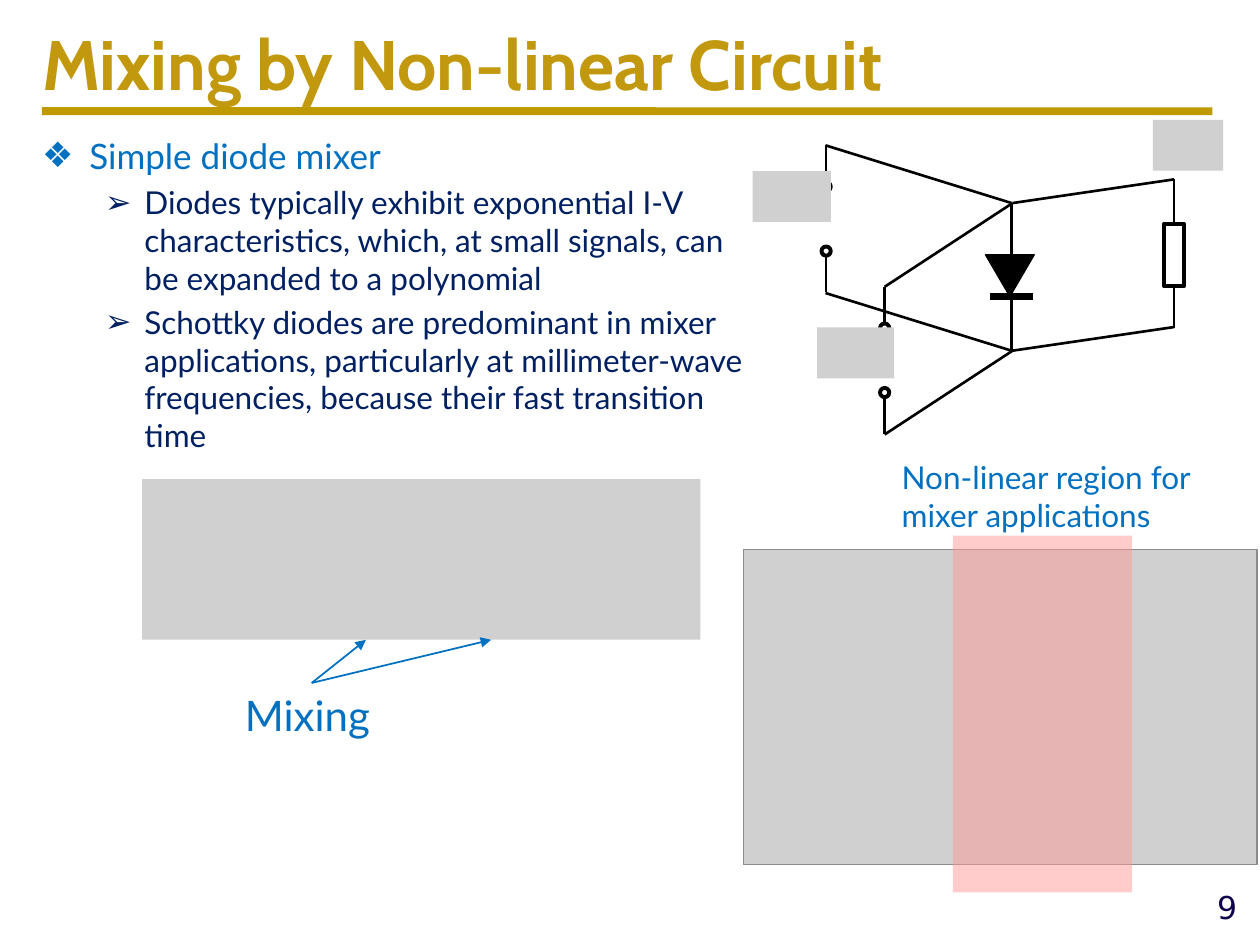
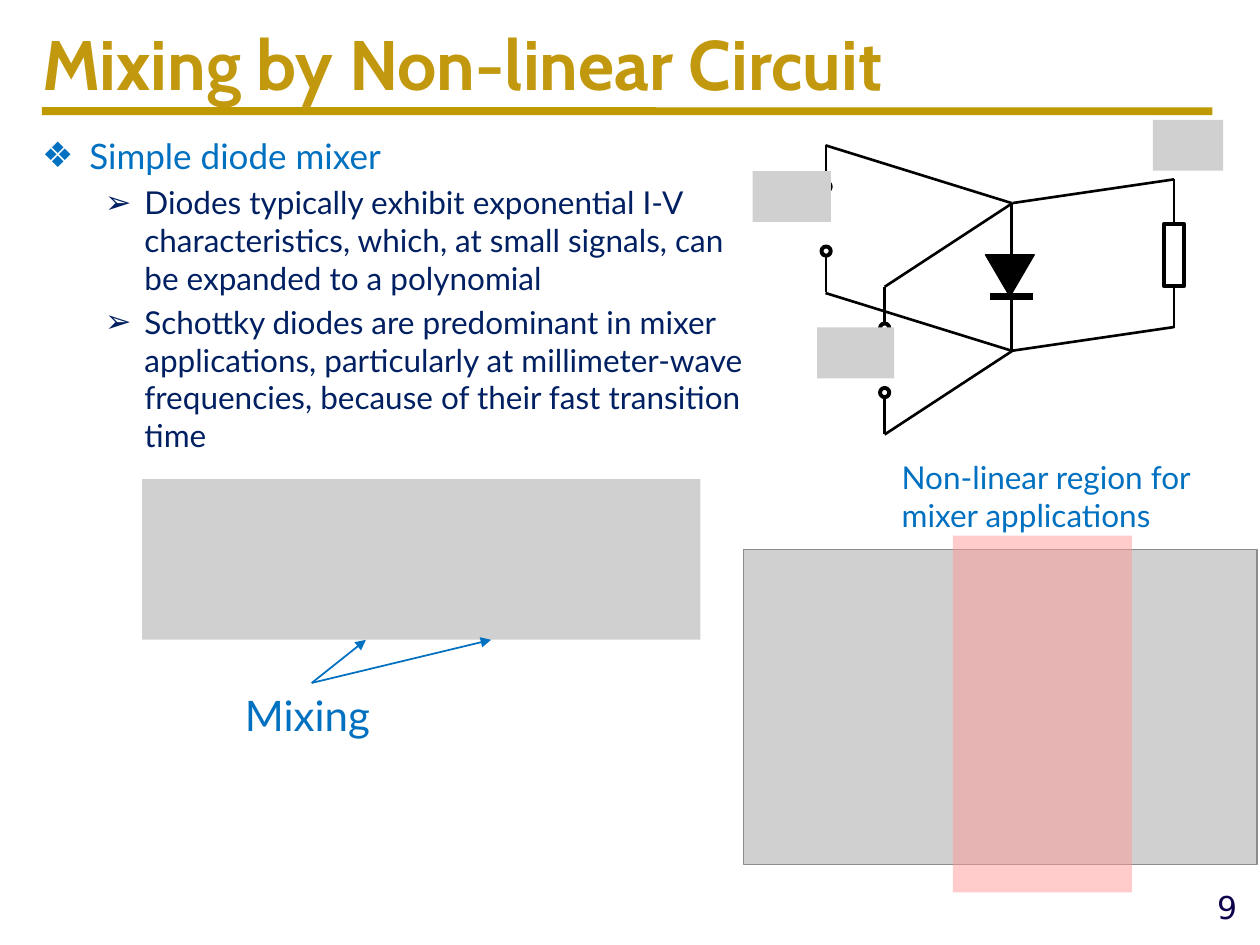
Before and after one commit to ucdart/UCD-EEC134, a slide deck: slide 9 of lectures/lec5/Lec5-Mixers.pptx. Drawn at 1260x945 pixels with LibreOffice and Linux fonts; fonts in the diff are those of the drawing; grey boxes stand for pictures; background and template pictures are left out. Boxes give left, top, right and bottom in pixels: in the first picture for what was removed or moved away, otherwise in the second. Text is boxed around its words. In the diff, an @@ line names an element or a change of style, - is before the commit and + after.

```diff
--- a/lectures/lec5/Lec5-Mixers.pptx
+++ b/lectures/lec5/Lec5-Mixers.pptx
@@ text at (x1=144, y1=310, x2=742, y2=448): text changed @@
-  ➢ Schottky diodes are predominant in mixer applications, particularly at millimeter-wave frequencies, because their fast transition time
+  ➢ Schottky diodes are predominant in mixer applications, particularly at millimeter-wave frequencies, because of their fast transition time
```
Also in this commit, not shown: 6 other files.
